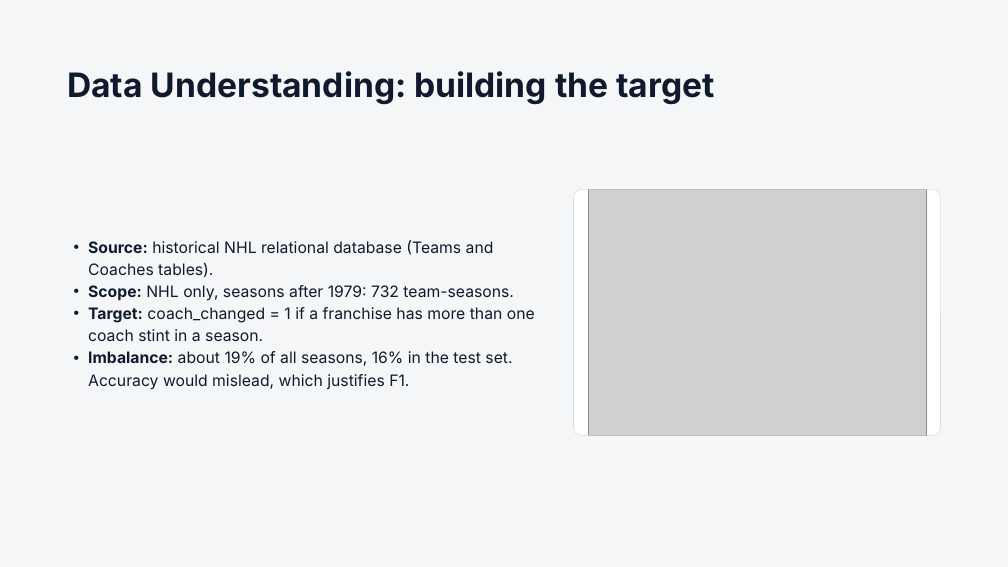
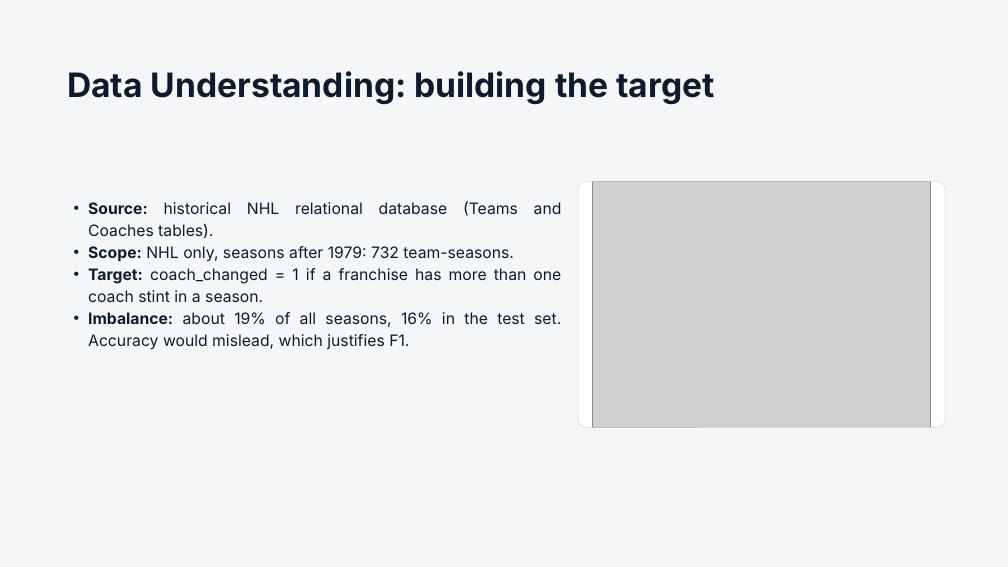
Before and after one commit to Nathan-Pinheiro/AC_hockey_predictions, a slide deck: slide 7 of Predicting NHL Head Coach Changes.pptx. Drawn at 1008x567 pixels with LibreOffice and Linux fonts; fonts in the diff are those of the drawing; grey boxes stand for pictures. Boxes give left, top, right and bottom in pixels: in the first picture for what was removed or moved away, otherwise in the second. Text is boxed around its words. In the diff, an @@ line names an element or a change of style, - is before the commit and + after.

Commit message:
coaches architecture update & presentation upgraded

```diff
--- a/Predicting NHL Head Coach Changes.pptx
+++ b/Predicting NHL Head Coach Changes.pptx
@@ text "Source: historical NHL relational database ...": place and size @@
-text "Source: historical NHL relational database ..." at box(88, 240, 535, 390)
+text "Source: historical NHL relational database ..." at box(88, 201, 562, 350)
@@ text "Source: historical NHL relational database ..." at box(88, 201, 562, 350): alignment left to justified @@
@@ 2 rounded rectangles, 1 picture: place and size @@
-2 rounded rectangles, 1 picture at box(573, 189, 941, 436)
+2 rounded rectangles, 1 picture at box(578, 181, 945, 428)
```
Also in this commit, not shown: 7 other slides changed, 1 slide added, 2 other files.
